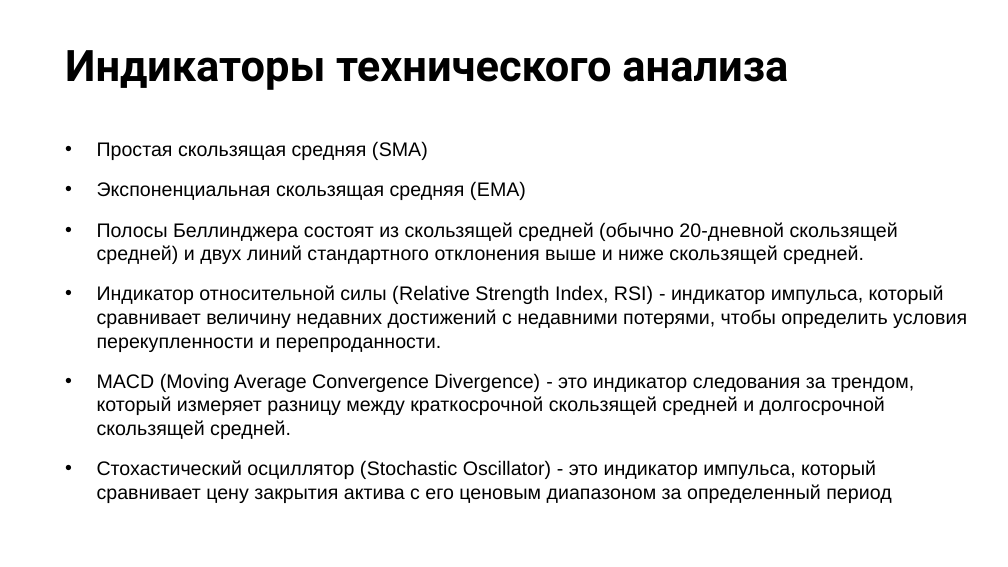
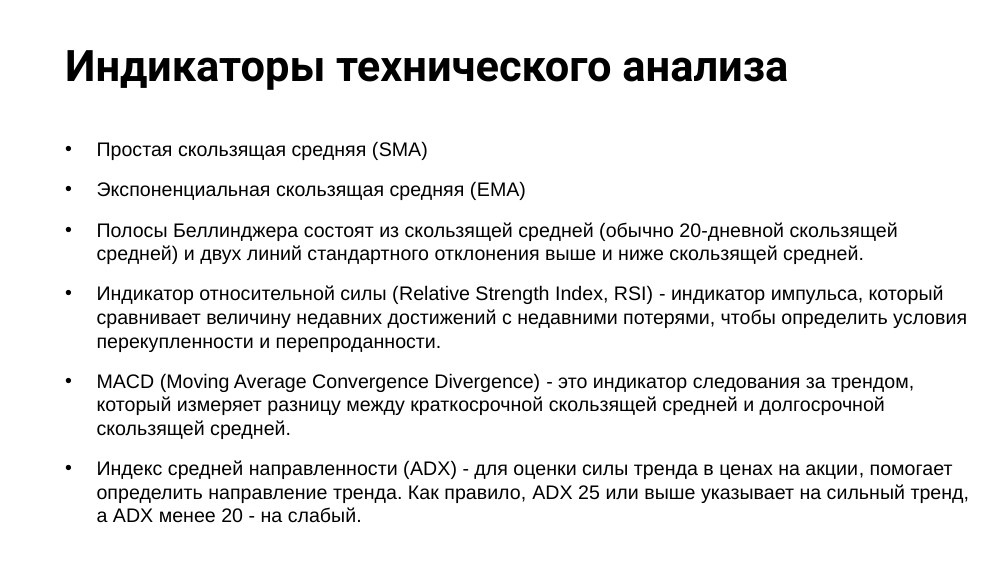
Before and after one commit to stureiko/ML_Trading_youtube, a slide deck: slide 9 of 02 - FinML - TechAnalysis/Tech-main-indexes.pptx. Drawn at 1008x567 pixels with LibreOffice and Linux fonts; fonts in the diff are those of the drawing. Boxes give left, top, right and bottom in pixels: in the first picture for what was removed or moved away, otherwise in the second. Text is boxed around its words. In the diff, an @@ line names an element or a change of style, - is before the commit and + after.

```diff
--- a/02 - FinML - TechAnalysis/Tech-main-indexes.pptx
+++ b/02 - FinML - TechAnalysis/Tech-main-indexes.pptx
@@ text at (97,460,970,523): text changed @@
-• Стохастический осциллятор (Stochastic Oscillator) - это индикатор импульса, который сравнивает цену закрытия актива с его ценовым диапазоном за определенный период
+• Индекс средней направленности (ADX) - для оценки силы тренда в ценах на акции, помогает определить направление тренда. Как правило, ADX 25 или выше указывает на сильный тренд, а ADX менее 20 - на слабый.
```
Also in this commit, not shown: 3 other slides changed, 1 slide added, 5 slides removed, 2 other files.
